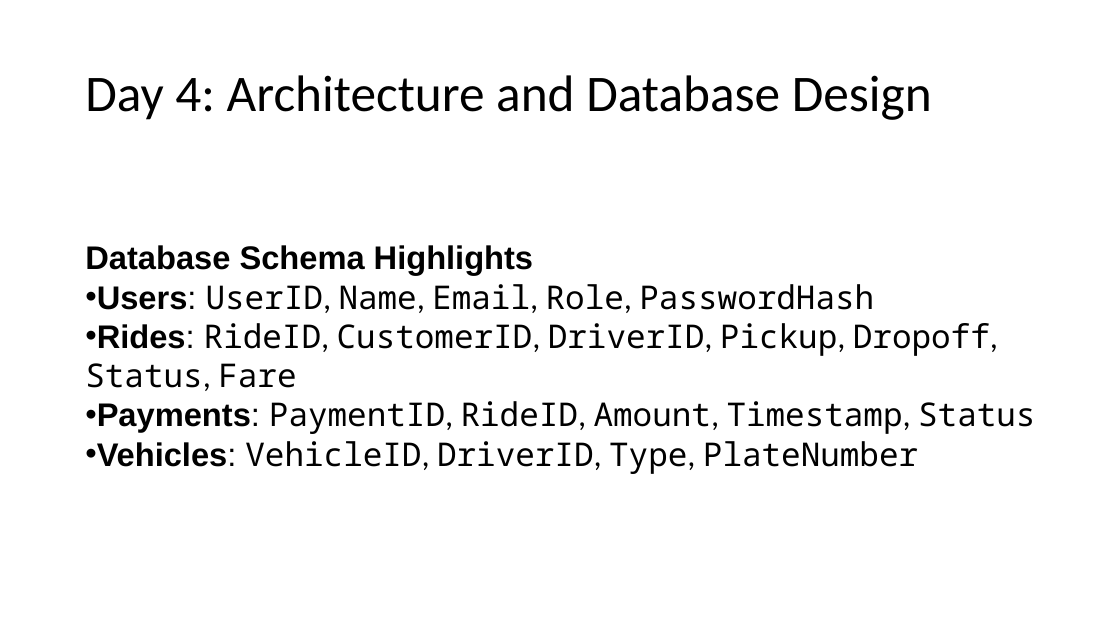
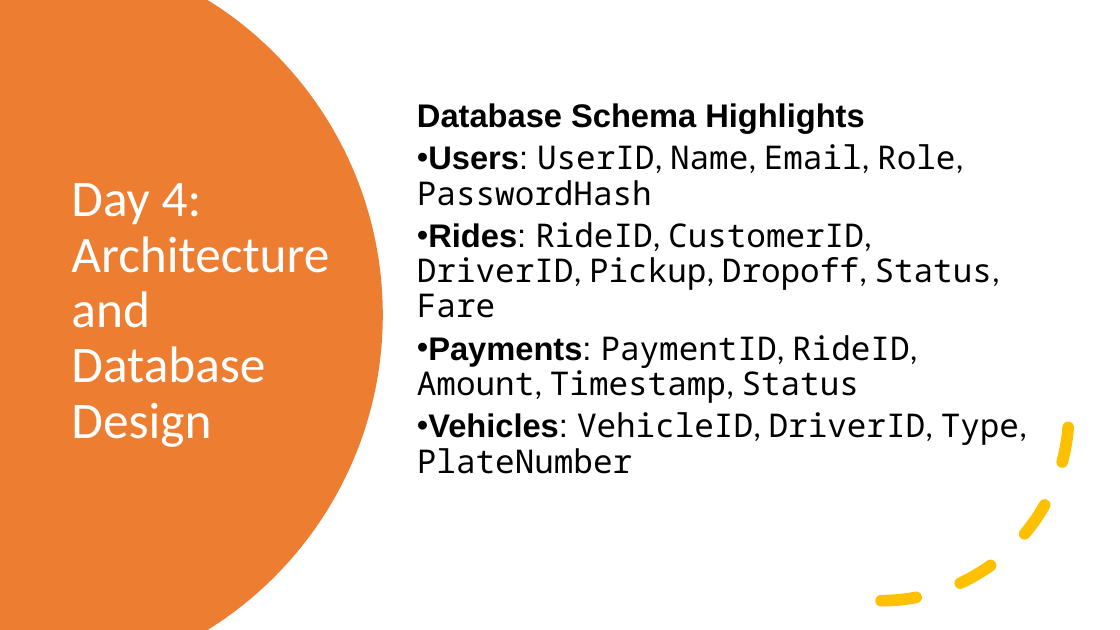
Before and after one commit to CheetoBuri/ProposalForSmartRide, a slide deck: slide 13 of Smartride proposal.pptx. Drawn at 1120x630 pixels with LibreOffice and Linux fonts; fonts in the diff are those of the drawing. Boxes give left, top, right and bottom in pixels: in the first picture for what was removed or moved away, otherwise in the second. Text is boxed around its words. In the diff, an @@ line names an element or a change of style, - is before the commit and + after.

```diff
--- a/Smartride proposal.pptx
+++ b/Smartride proposal.pptx
@@ freeform shape added at bbox=[0, 0, 383, 630], fill #ED7D31 @@
@@ text "Database Schema Highlights": place and size @@
-text "Database Schema Highlights" at bbox=[85, 245, 1035, 474]
+text "Database Schema Highlights" at bbox=[417, 103, 1027, 474]
@@ text "Database Schema Highlights" at bbox=[417, 103, 1027, 474]: line spacing 1 to 0.9; more space between paragraphs @@
@@ title "Day 4: Architecture and Database ...": place and size @@
-title "Day 4: Architecture and Database ..." at bbox=[85, 75, 932, 120]
+title "Day 4: Architecture and Database ..." at bbox=[71, 183, 329, 447]
@@ title "Day 4: Architecture and Database ..." at bbox=[71, 183, 329, 447]: text colour #000000 to #FFFFFF @@
@@ arc (boxed as its full ellipse) added at bbox=[694, 226, 1070, 602], outline #FFC000 10 pt dashed @@
```
Also in this commit, not shown: 16 other slides changed.
